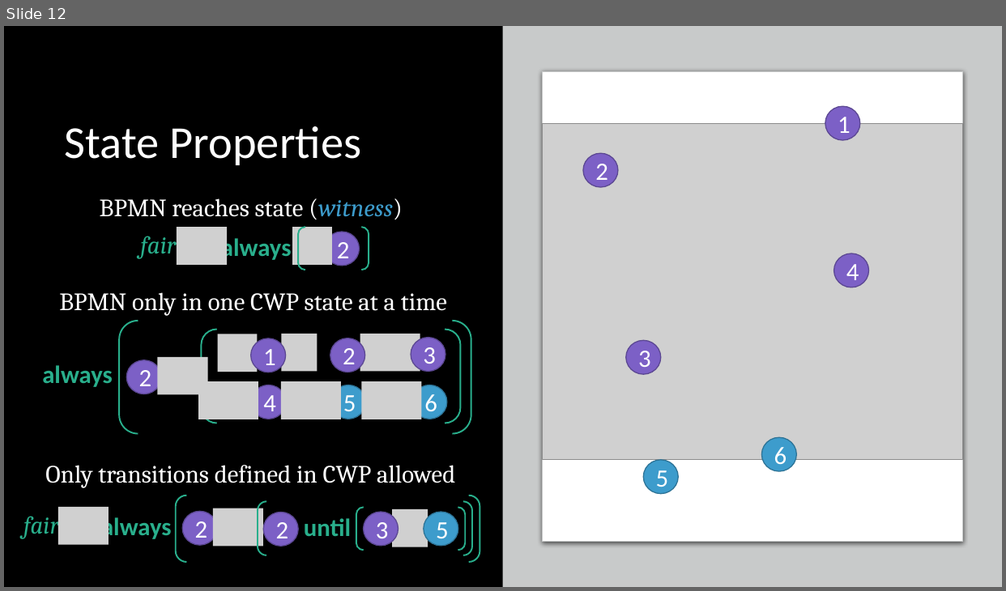
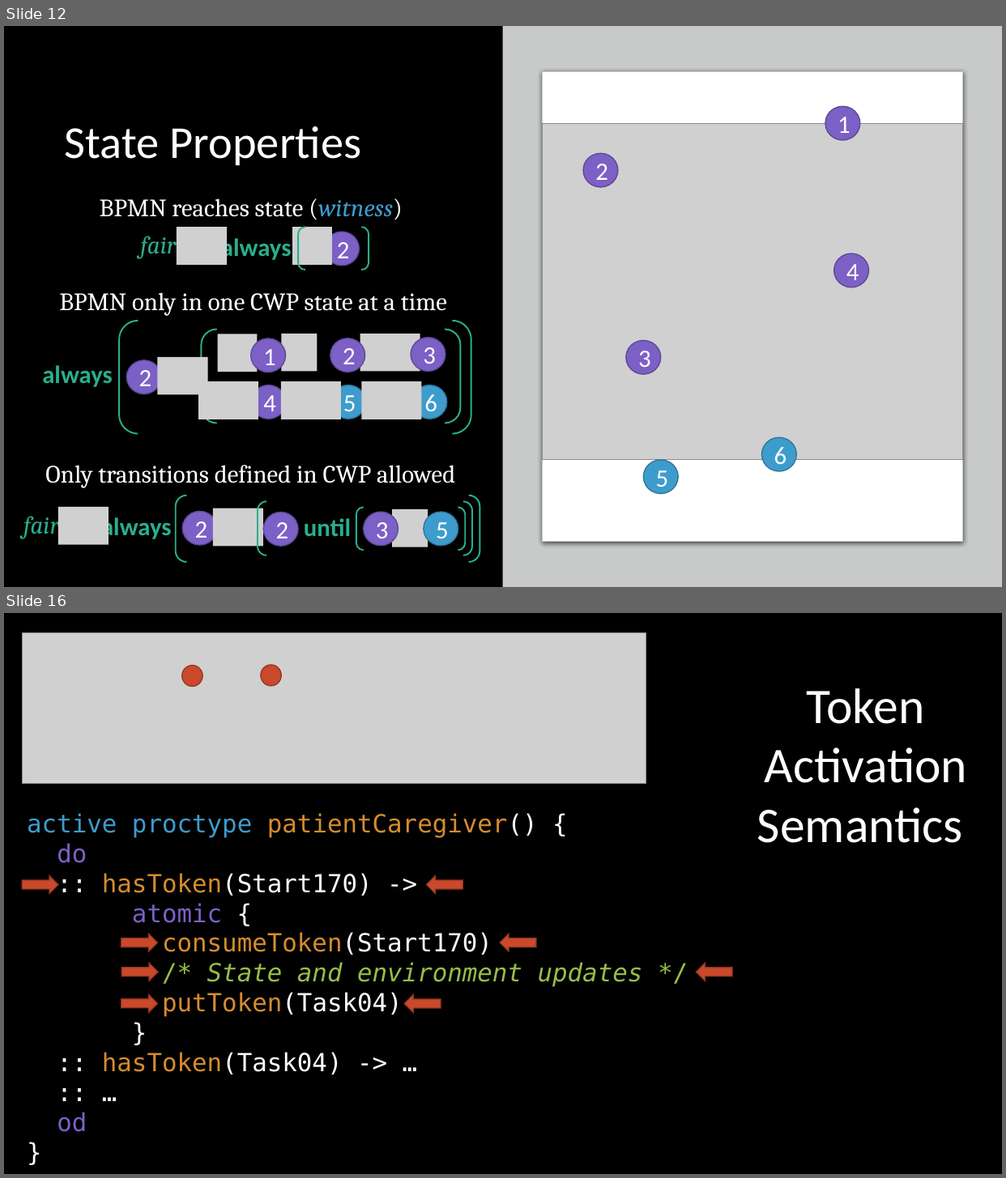
Before and after one commit to ericmercer/SPIN-bpmn-cwp-verification-paper, a slide deck: presentation/syscon-2022.pptx. Shown one above the other, each under a label of ours: slide 12 before the commit, slides 12 and 16 after it; the slides between them are not shown. The pictures are 1006x591 and 1006x1178 pixels, drawn with LibreOffice and Linux fonts; fonts in the diff are those of the drawing; grey boxes stand for pictures. Boxes give left, top, right and bottom in pixels: in the first picture for what was removed or moved away, otherwise in the second. Text is boxed around its words. In the diff, an @@ line names an element or a change of style, - is before the commit and + after.

```diff
--- a/presentation/syscon-2022.pptx
+++ b/presentation/syscon-2022.pptx
@@ slide 16 added at box(4, 613, 1002, 1174), background #000000 @@
@@ picture added at box(22, 632, 646, 784) @@
@@ ellipse added at box(182, 666, 203, 687), fill #C9492C, outline #953621 1 pt @@
@@ ellipse added at box(261, 665, 282, 686), fill #C9492C, outline #953621 1 pt @@
@@ text added at box(757, 688, 967, 843), 48 pt, text #FFFFFF @@
+Token Activation Semantics
@@ text added at box(27, 813, 643, 1132), 24 pt, text #FFFFFF @@
+active proctype patientCaregiver() {
+do
+:: hasToken(Start170) ->
+atomic {
+consumeToken(Start170)
+/* State and environment updates */
+putToken(Task04)
+}
+:: hasToken(Task04) -> …
+:: …
+od
+}
@@ right arrow added at box(22, 875, 58, 894), fill #C9492C, outline #953621 1 pt @@
@@ right arrow added at box(426, 875, 462, 894), fill #C9492C, outline #953621 1 pt @@
@@ right arrow added at box(121, 934, 157, 952), fill #C9492C, outline #953621 1 pt @@
@@ right arrow added at box(500, 934, 535, 952), fill #C9492C, outline #953621 1 pt @@
@@ right arrow added at box(121, 964, 157, 982), fill #C9492C, outline #953621 1 pt @@
@@ right arrow added at box(697, 964, 732, 982), fill #C9492C, outline #953621 1 pt @@
@@ right arrow added at box(121, 995, 157, 1013), fill #C9492C, outline #953621 1 pt @@
@@ right arrow added at box(404, 995, 441, 1013), fill #C9492C, outline #953621 1 pt @@
```
Also in this commit, not shown: 5 slides changed, 5 other slides added, 1 slide removed.
